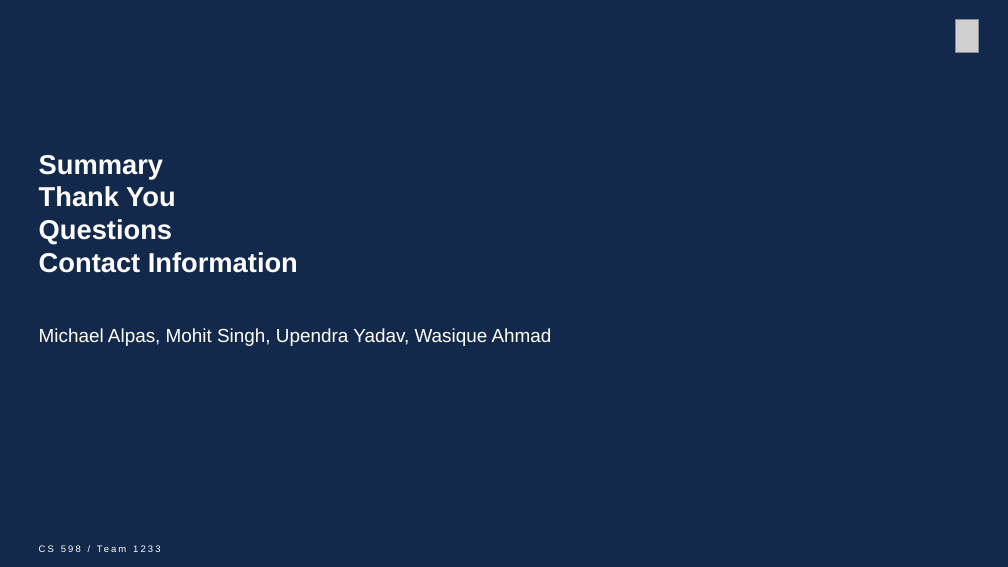
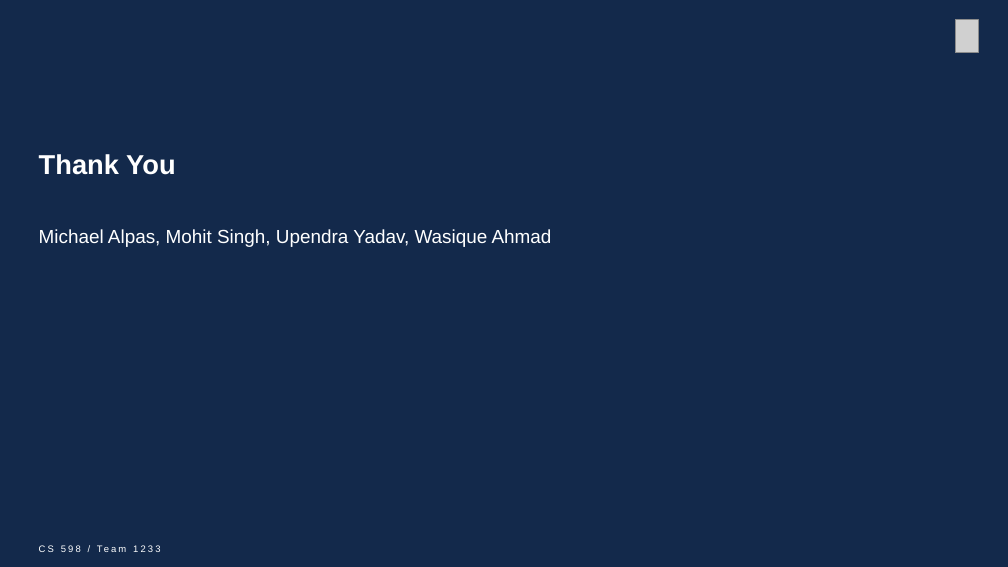
Before and after one commit to mohitbhadauria10/DL-Project, a slide deck: slide 14 of Presentation_Team_1233 _mike.pptx. Drawn at 1008x567 pixels with LibreOffice and Linux fonts; fonts in the diff are those of the drawing; grey boxes stand for pictures; background and template pictures are left out; a plain dark background stands for a picture behind light text. Boxes give left, top, right and bottom in pixels: in the first picture for what was removed or moved away, otherwise in the second. Text is boxed around its words. In the diff, an @@ line names an element or a change of style, - is before the commit and + after.

```diff
--- a/Presentation_Team_1233 _mike.pptx
+++ b/Presentation_Team_1233 _mike.pptx
@@ text at (x1=39, y1=155, x2=163, y2=178): paragraph removed @@
-Summary
@@ text at (x1=39, y1=219, x2=298, y2=273): paragraphs removed @@
-Questions
-Contact Information
```
Also in this commit, not shown: 11 other slides changed.
